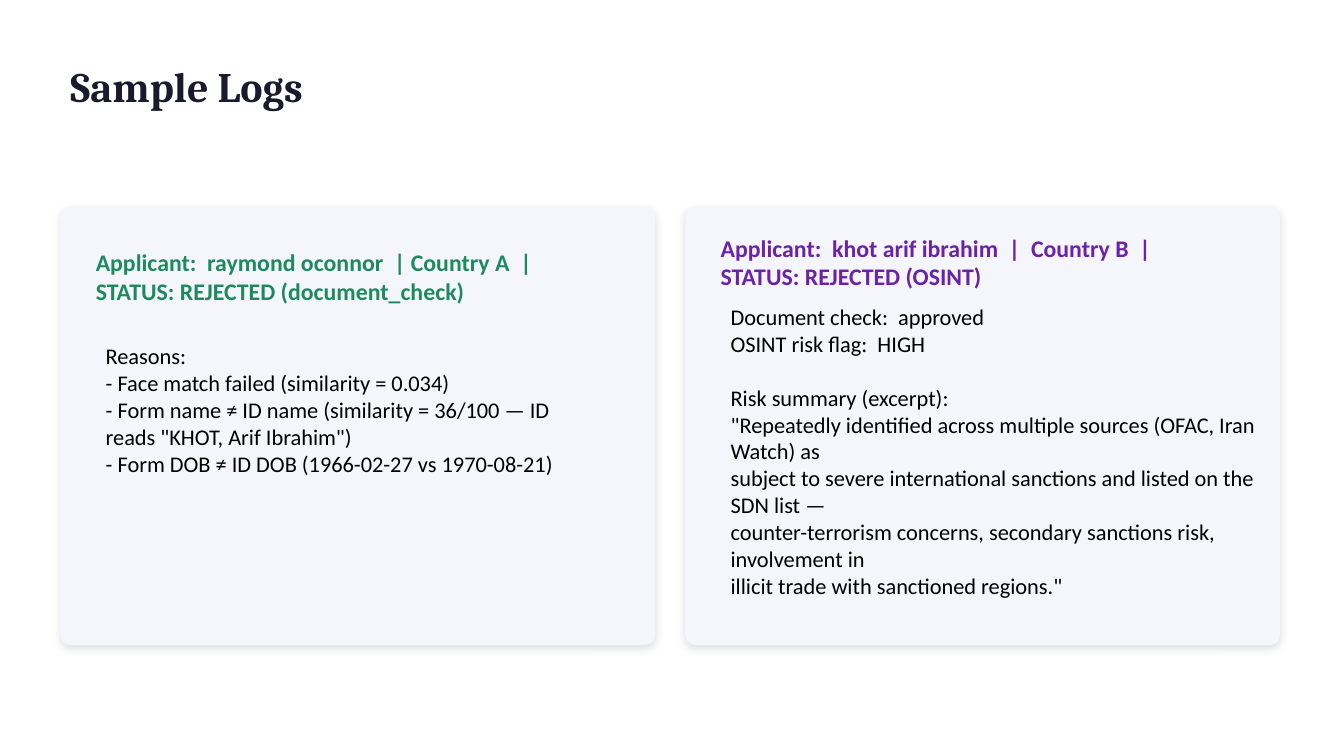
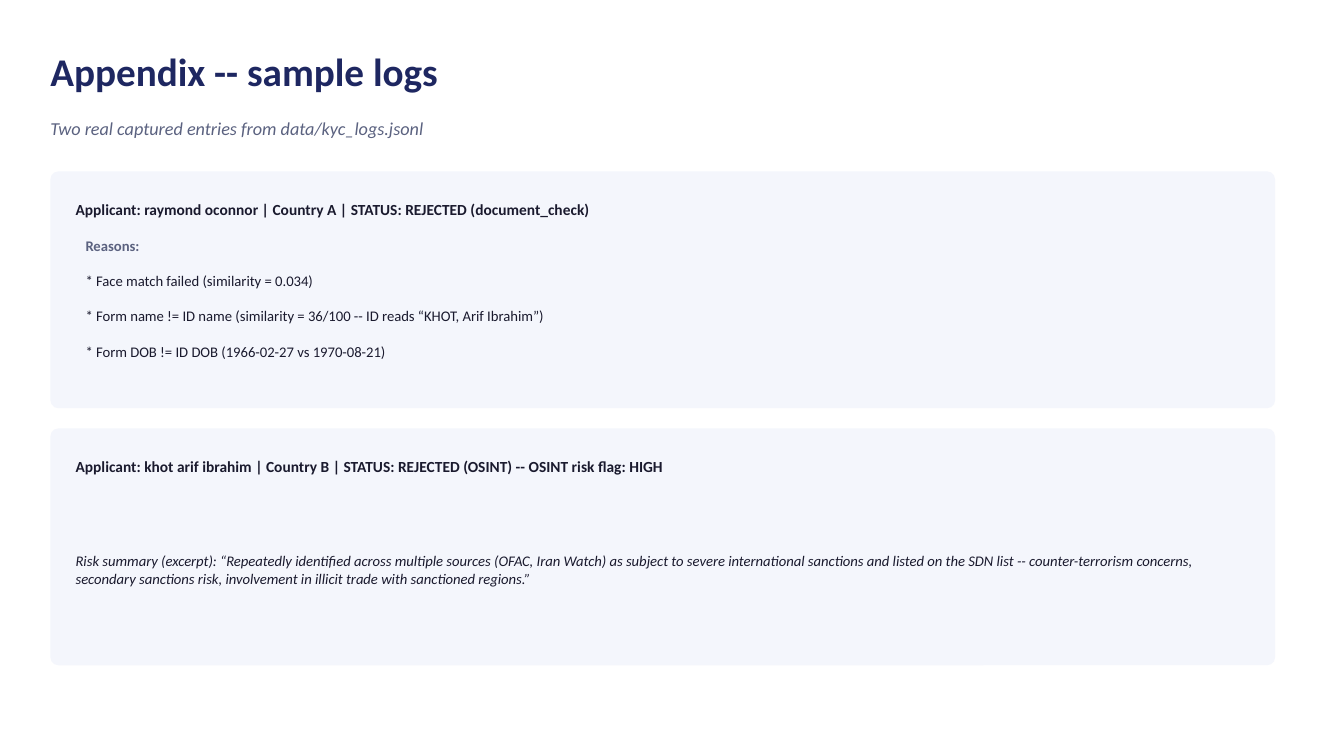
Before and after one commit to raymondww/kyc-onboarding-engine, a slide deck: slide 9 of kyc_pitch_deck.pptx (slide 8 before the commit). Drawn at 1344x756 pixels with LibreOffice and Linux fonts; fonts in the diff are those of the drawing. Boxes give left, top, right and bottom in pixels: in the first picture for what was removed or moved away, otherwise in the second. Text is boxed around its words. In the diff, an @@ line names an element or a change of style, - is before the commit and + after.

```diff
--- a/kyc_pitch_deck.pptx
+++ b/kyc_pitch_deck.pptx
@@ text at <box>50,58,438,93</box>: text changed; size 30 to 28 pt; font Cambria to Calibri; text colour #1A1A2E to #1E2761 @@
-Sample Logs
+Appendix -- sample logs
@@ text added at <box>50,122,423,138</box>, 13 pt, text #5B6280, italic @@
+Two real captured entries from data/kyc_logs.jsonl
@@ rounded rectangle added at <box>50,171,1275,408</box>, fill #F4F6FC @@
@@ rounded rectangle removed at <box>60,207,655,645</box> @@
@@ text "Applicant: raymond oconnor | Country ...": place and size @@
-text "Applicant: raymond oconnor | Country ..." at <box>96,254,509,304</box>
+text "Applicant: raymond oconnor | Country ..." at <box>76,203,589,218</box>
@@ text "Applicant: raymond oconnor | Country ..." at <box>76,203,589,218</box>: size 17 to 11 pt, text colour #1D8A5E to #1A1A2E @@
@@ rounded rectangle removed at <box>686,207,1280,645</box> @@
@@ text "Reasons:": place and size @@
-text "Reasons:" at <box>106,349,553,475</box>
+text "Reasons:" at <box>86,241,543,359</box>
@@ text at <box>86,241,140,251</box>: size 16 to 10.5 pt, text colour #000000 to #5B6280, bold on in "Reasons:" @@
@@ text at <box>96,275,543,359</box>: text changed; size 16 to 10.5 pt; text colour #000000 to #1A1A2E @@
-- Face match failed (similarity = 0.034)
-- Form name ≠ ID name (similarity = 36/100 — ID reads "KHOT, Arif Ibrahim")
-- Form DOB ≠ ID DOB (1966-02-27 vs 1970-08-21)
+* Face match failed (similarity = 0.034)
+* Form name != ID name (similarity = 36/100 -- ID reads “KHOT, Arif Ibrahim”)
+* Form DOB != ID DOB (1966-02-27 vs 1970-08-21)
@@ rounded rectangle added at <box>50,429,1275,665</box>, fill #F4F6FC @@
@@ text at <box>76,460,662,475</box>: text changed; size 17 to 11 pt; text colour #6B21A8 to #1A1A2E @@
-Applicant: khot arif ibrahim | Country B |
-STATUS: REJECTED (OSINT)
+Applicant: khot arif ibrahim | Country B | STATUS: REJECTED (OSINT) -- OSINT risk flag: HIGH
@@ text "Risk summary (excerpt): “Repeatedly identified ..." at <box>76,555,1193,587</box>: vertical alignment top to middle @@
@@ text at <box>76,555,1193,587</box>: text changed; size 16 to 10.5 pt; text colour #000000 to #1A1A2E; italic on @@
-Document check: approved
-OSINT risk flag: HIGH
-Risk summary (excerpt):
-"Repeatedly identified across multiple sources (OFAC, Iran Watch) as
-subject to severe international sanctions and listed on the SDN list —
-counter-terrorism concerns, secondary sanctions risk, involvement in
-illicit trade with sanctioned regions."
+Risk summary (excerpt): “Repeatedly identified across multiple sources (OFAC, Iran Watch) as subject to severe international sanctions and listed on the SDN list -- counter-terrorism concerns, secondary sanctions risk, involvement in illicit trade with sanctioned regions.”
```
Also in this commit, not shown: 4 other slides changed, 3 slides added, 4 slides removed.
